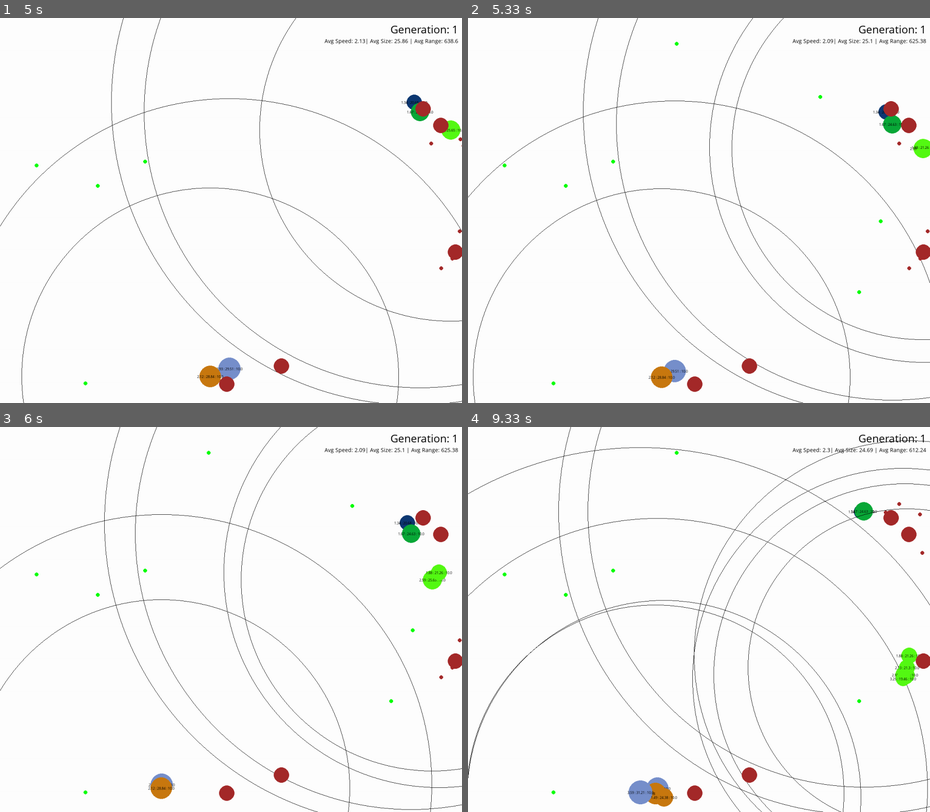
Above: before the commit, frames 1-4 (two rows, left to right).
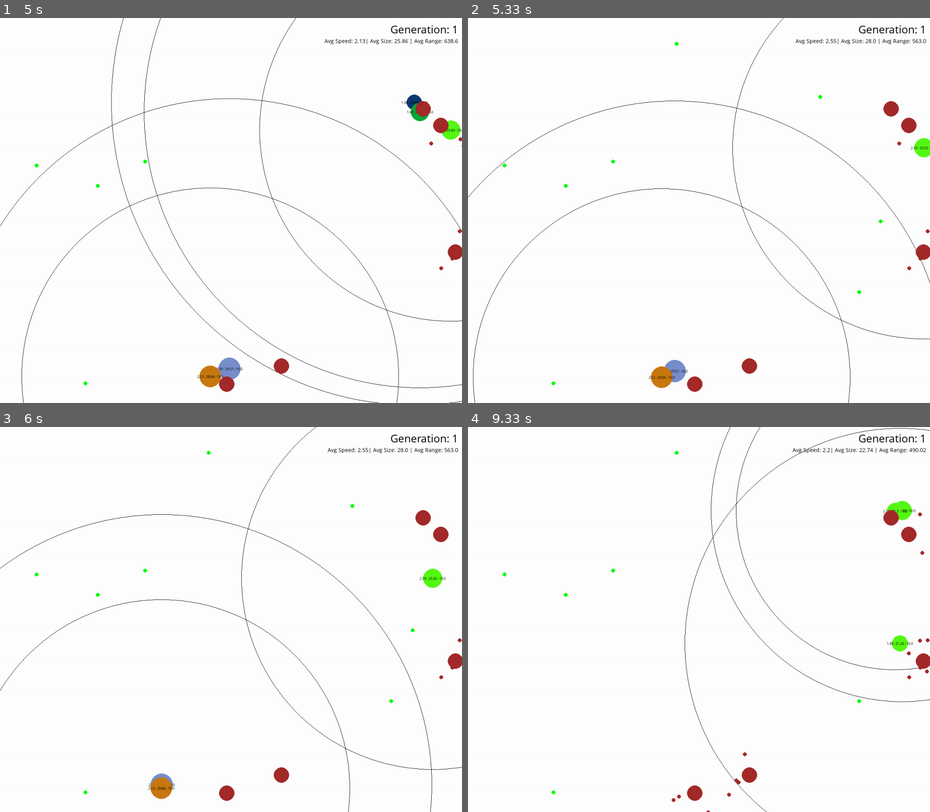
Above: after the commit, the same moments.

Repository: neil-phan/evolve
Game: pygame game, started from src/graphics.py
The game is run twice, just before and just after one commit, with the same random seed, the same clock (stepped at 60 frames per second) and the same inputs.
Inputs (mouse positions are in pixels of both pictures, inside the frame that each line leads up to):
- Up to frame 1 (5 s): click (397, 179) at 4.88 s
- Up to frame 2 (5.33 s): no input
- Up to frame 3 (6 s): no input
- Up to frame 4 (9.33 s): no input

Frame 1 is identical in both runs. In frame 2, 1.5% of the frame differs, in the area x 24-100%, y 0-100%; in frame 3, 1.7%; in frame 4, 4.5%, in the area x 0-100%, y 0-100%.

Commit message:
Added metabolism

Diff:
--- a/src/graphics.py
+++ b/src/graphics.py
@@ -22,6 +22,8 @@
 REPRODUCTION_COST = 15
 LABOR_COST = 7
 DEATH = 0
+SIZE_COST = 15
+SPEED_COST = 3
 
 # Food variables
 ENERGY_MAX = 4
@@ -149,7 +151,9 @@
 
                 # decrease fitness score for every tick
                 for org in orgs:
-                    org.fitness -= FITNESS_COST
+                    org.fitness -= FITNESS_COST + float(org.rad / SIZE_COST)
+                    + float(org.speed / SPEED_COST)
+                    print(org.fitness)
                     if org.fitness >= REPRODUCTION_COST:
                         child = org.reproduce()
                         orgs.append(child)
